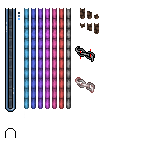
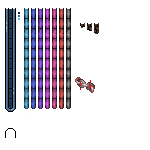
Comparing the layer stacks of the two (150, 150) images. Changes:
added layer "color" above "Background" over [6, 8, 99, 110]
painted on "Background" over [6, 8, 99, 110]
